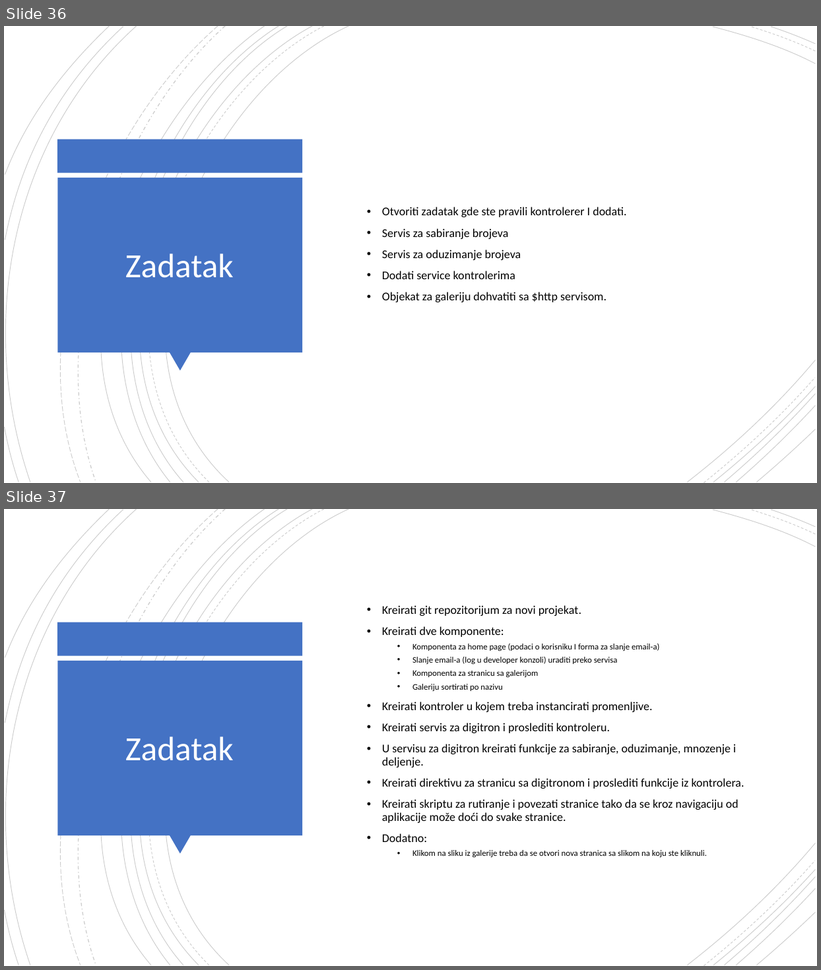
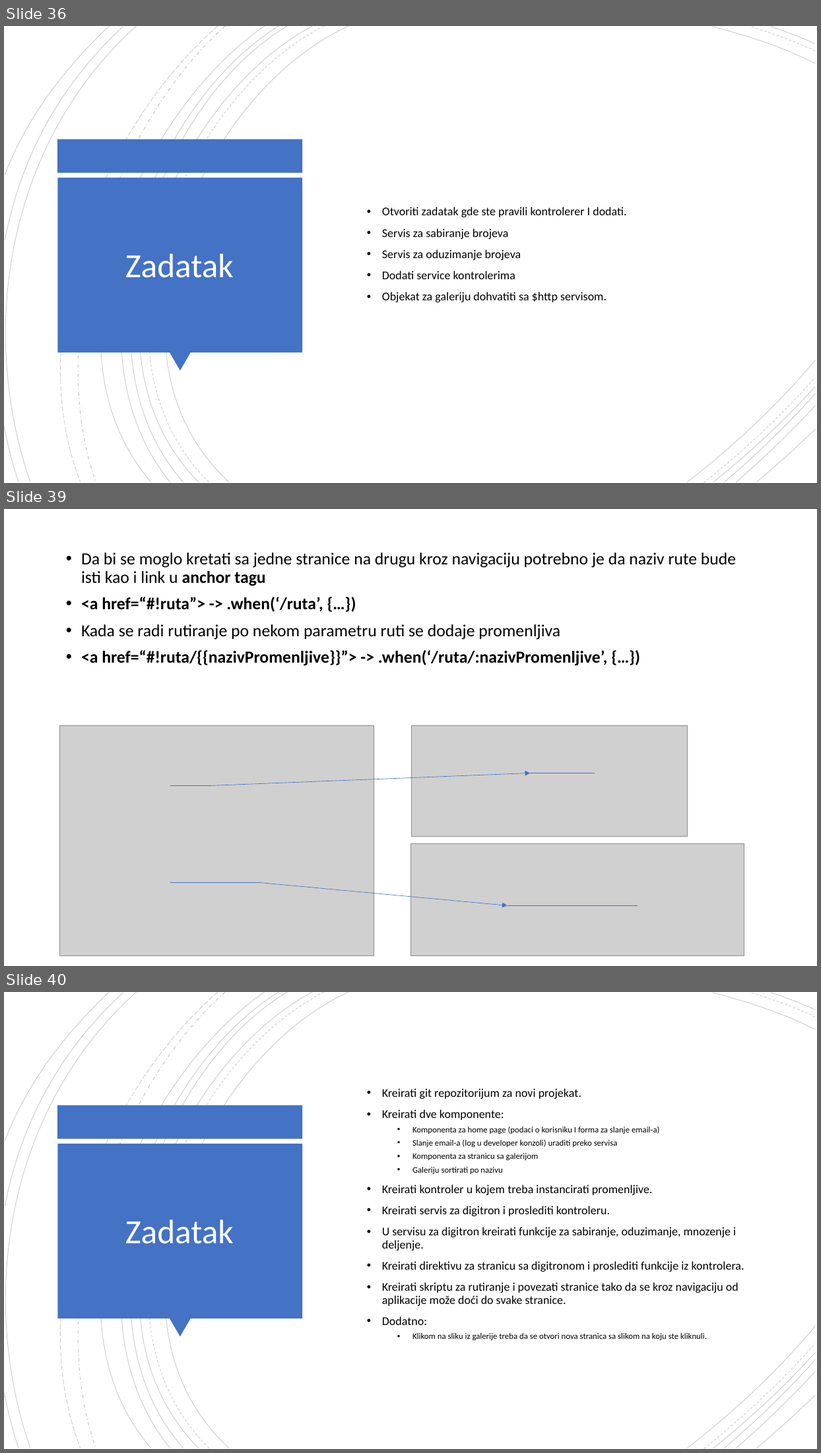
Before and after one commit to daniloMogin/kurs, a slide deck: AngularJS.pptx. Shown one above the other, each under a label of ours: slides 36 and 37 before the commit, slides 36, 39 and 40 after it; the slides between them are not shown. The pictures are 821x970 and 821x1453 pixels, drawn with LibreOffice and Linux fonts; fonts in the diff are those of the drawing; grey boxes stand for pictures. Boxes give left, top, right and bottom in pixels: in the first picture for what was removed or moved away, otherwise in the second. Text is boxed around its words. In the diff, an @@ line names an element or a change of style, - is before the commit and + after.

```diff
--- a/AngularJS.pptx
+++ b/AngularJS.pptx
@@ slide 39 added at box(4, 509, 817, 966), background #FFFFFF @@
@@ text added at box(81, 553, 736, 666), 20 pt, text #000000 @@
+• Da bi se moglo kretati sa jedne stranice na drugu kroz navigaciju potrebno je da naziv rute bude isti kao i link u anchor tagu
+• <a href=“#!ruta”> -> .when(‘/ruta’, {…})
+• Kada se radi rutiranje po nekom parametru ruti se dodaje promenljiva
+• <a href=“#!ruta/{{nazivPromenljive}}”> -> .when(‘/ruta/:nazivPromenljive’, {…})
@@ picture added at box(60, 726, 374, 956) @@
@@ picture added at box(411, 726, 688, 836) @@
@@ arrow added from (211, 786) to (531, 773), #4472C4 0.5 pt @@
@@ line added from (531, 773) to (595, 773), #4472C4 0.5 pt @@
@@ line added from (170, 786) to (211, 786), #4472C4 0.5 pt @@
@@ picture added at box(411, 844, 745, 956) @@
@@ line added from (170, 883) to (260, 883), #4472C4 0.5 pt @@
@@ arrow added from (260, 883) to (507, 906), #4472C4 0.5 pt @@
@@ line added from (507, 906) to (638, 906), #4472C4 0.5 pt @@
@@ what was slide 37 is now slide 40 @@
```
Also in this commit, not shown: 2 other slides added, 7 other files.
